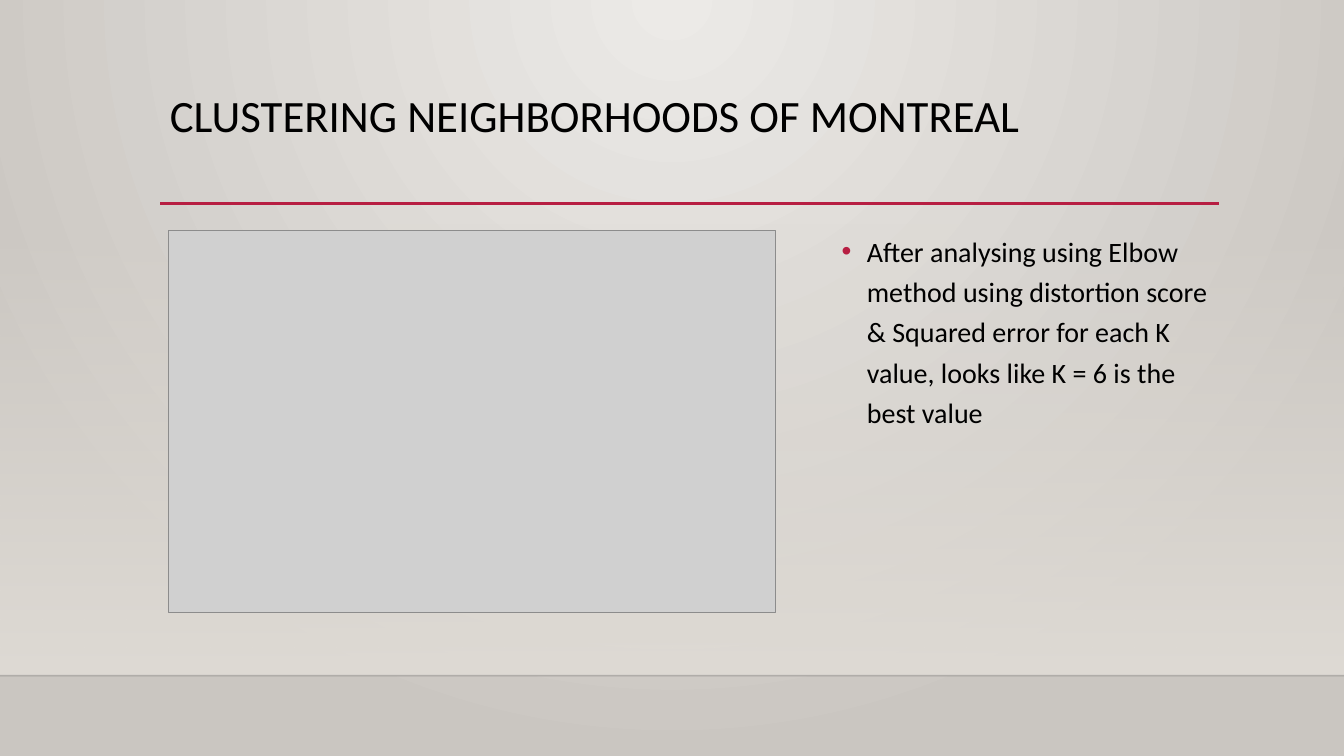
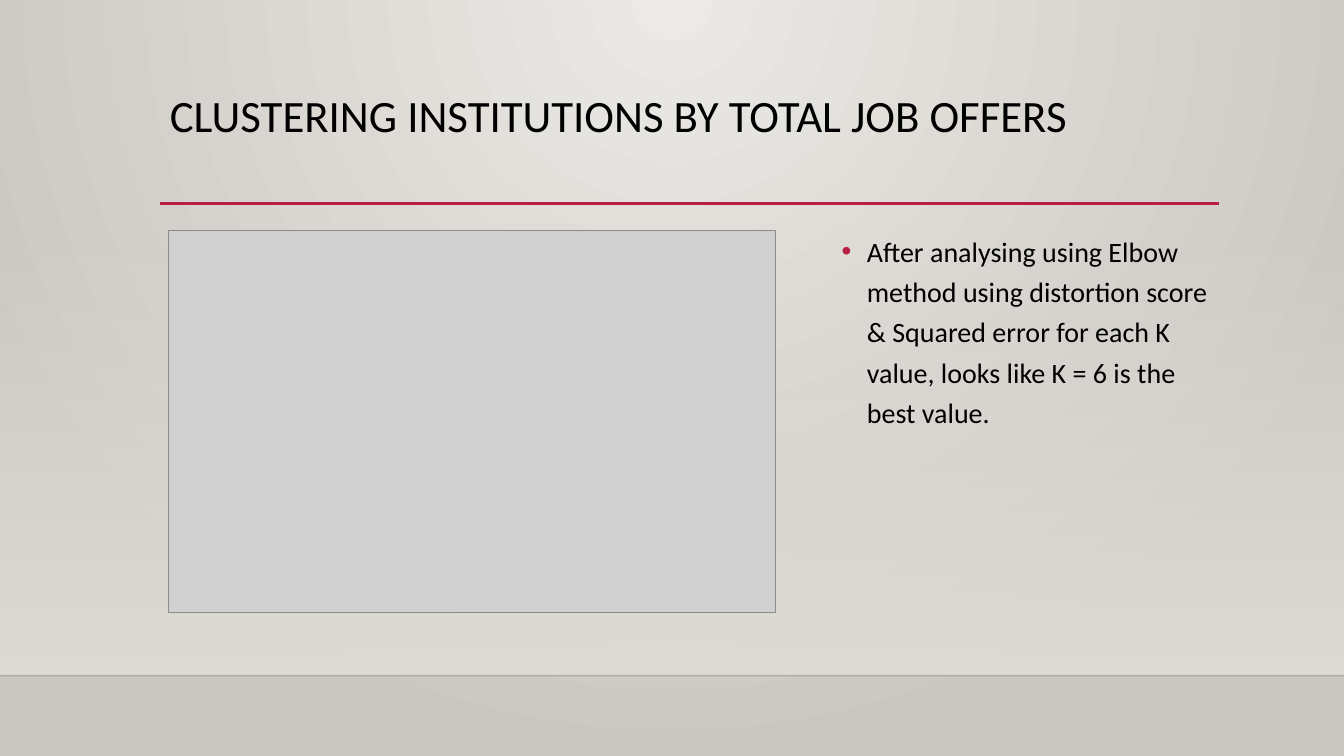
Before and after one commit to samsonjules/Coursera_Capstone, a slide deck: slide 10 of job-analysis-presentation.pptx. Drawn at 1344x756 pixels with LibreOffice and Linux fonts; fonts in the diff are those of the drawing; grey boxes stand for pictures; background and template pictures are left out. Boxes give left, top, right and bottom in pixels: in the first picture for what was removed or moved away, otherwise in the second. Text is boxed around its words. In the diff, an @@ line names an element or a change of style, - is before the commit and + after.

```diff
--- a/job-analysis-presentation.pptx
+++ b/job-analysis-presentation.pptx
@@ title at [170,103,1067,133]: text changed @@
-CLUSTERING NEIGHBORHOODS OF MONTREAL
+CLUSTERING INSTITUTIONS BY TOTAL JOB OFFERS
@@ text at [867,242,1207,423]: text changed @@
-• After analysing using Elbow method using distortion score & Squared error for each K value, looks like K = 6 is the best value
+• After analysing using Elbow method using distortion score & Squared error for each K value, looks like K = 6 is the best value.
```
Also in this commit, not shown: 4 other slides changed, 3 slides added.
